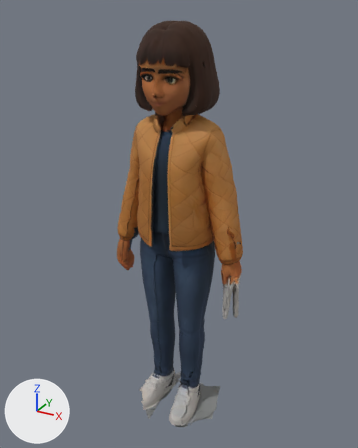
One commit to the glTF model v2/assets/personnages/anim/ayla.glb: the scene before it, then after it.
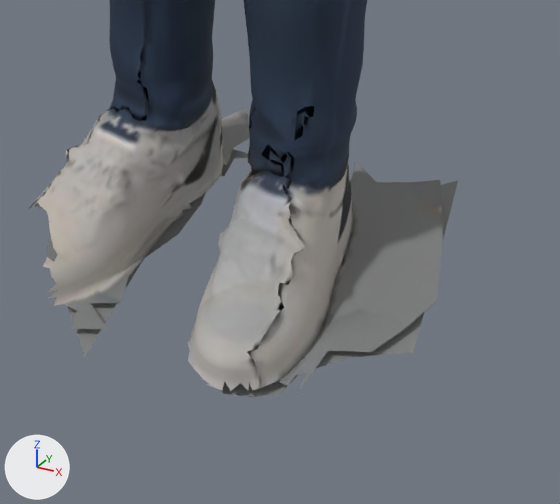
Each version is shown whole from a camera (50 mm lens) standing at (0.534, -0.974, 1.028) and looking at (-0.008, 0.011, 0.535), then close up on the part from 37% to 67% of the width and 78% to 100% of the height. Every picture has the same lights, and +X, +Y and +Z are marked at lower left. The older version's two pictures come first. Vertices at exactly the same position are counted once.

Before the edit, the objects in view are built like this:
```python
me_textured_mesh_obj_198 = bpy.data.meshes.new('textured_mesh.obj.198')
me_textured_mesh_obj_198.from_pydata(...)  # 18148 vertices, 36147 faces; spans x -0.192..0.174, y -0.117..0.102, z 0.0..1.0
me_textured_mesh_obj_198.materials.append(mat_perso)  # picture img_ayla_net_tex
ob_ayla = bpy.data.objects.new('ayla', me_textured_mesh_obj_198)
ob_ayla.location = (0.0, 0.0, 0.0)
```
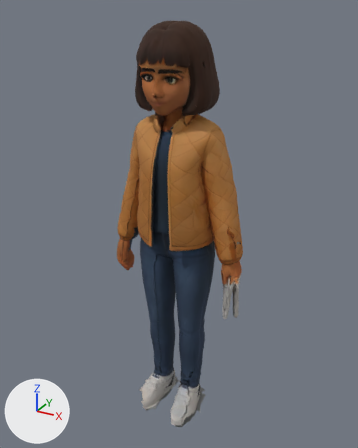
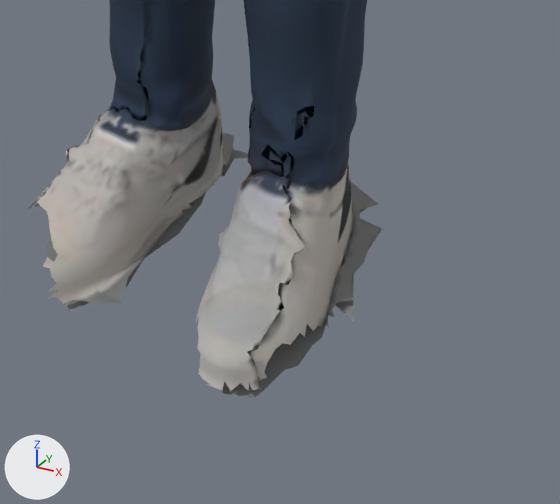
Changed parts and their boxes [x1, y1, x2, y2] in the close-ups (560 x 504 px):
'ayla', reshaped
    before: [30, 0, 458, 397]
    after: [30, 0, 382, 397]
part 1 of me_textured_mesh_obj_198, deleted
    before: [39, 108, 458, 397]

Diff of the bpy script that builds the scene:
```diff
--- a/v2/assets/personnages/anim/ayla.glb.py
+++ b/v2/assets/personnages/anim/ayla.glb.py
@@ me_textured_mesh_obj_198 @@
 # used by ob_ayla; location = (0.0, 0.0, 0.0)
-me_textured_mesh_obj_198.from_pydata(...)  # 18148 vertices, 36147 faces; spans x -0.192..0.174, y -0.117..0.102, z 0.0..1.0
+me_textured_mesh_obj_198.from_pydata(...)  # 18068 vertices, 35972 faces; spans x -0.192..0.174, y -0.107..0.102, z 0.0..1.0
+# me_textured_mesh_obj_198 part 1
+# 80 vertices are removed from x -0.117..0.118, y -0.117..0.097, z 0.0..0.018
+# 175 faces are deleted
 me_textured_mesh_obj_198.materials.append(mat_perso)
```
